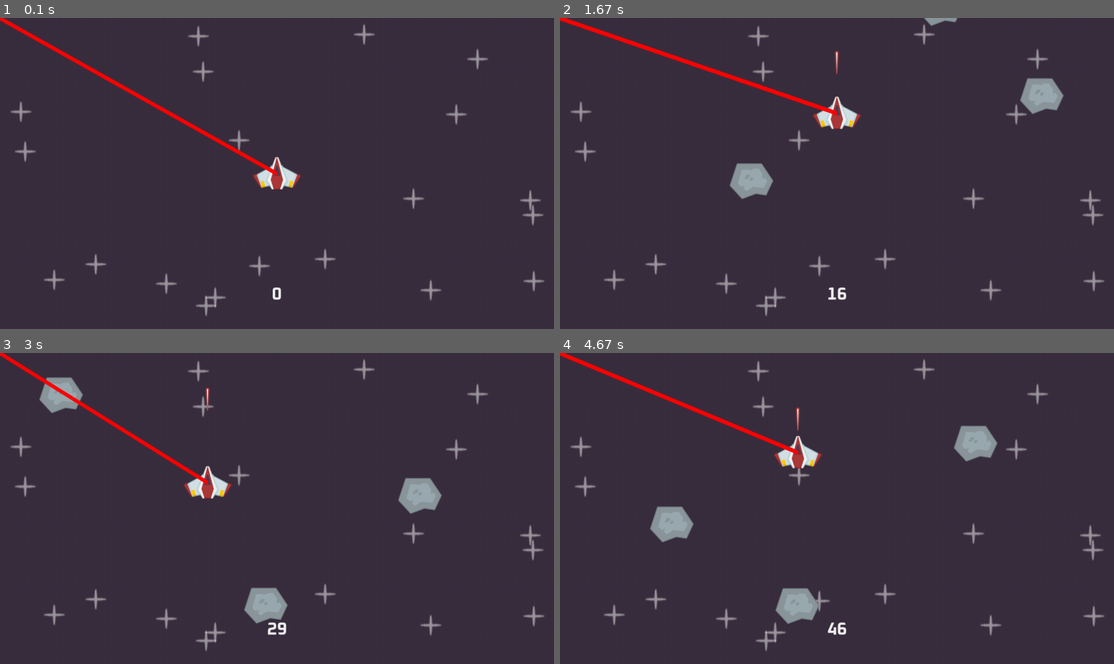
Above: before the commit, frames 1-4 (two rows, left to right).
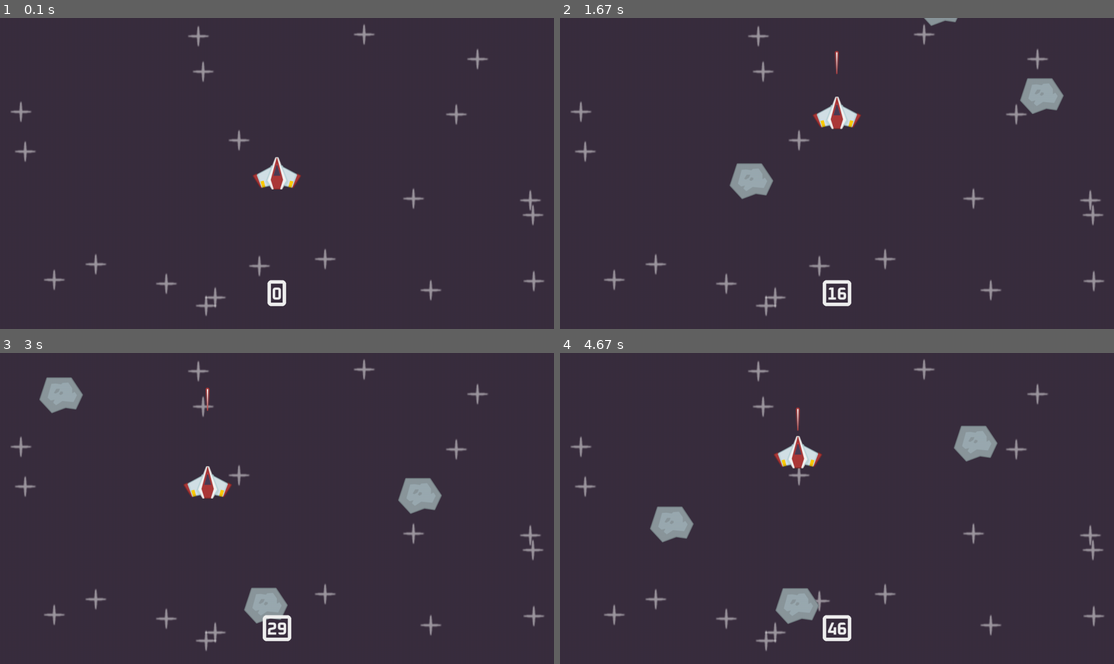
Above: after the commit, the same moments.

Repository: StefMcCuistion/PyGame-Practice-Exercises
Game: pygame game, started from src/space_shooter/code/main.py
Two runs of this game, one before a commit and one after it. Both use one fixed random seed, a clock stepped at 60 frames per second and the inputs below.
Inputs:
- Up to frame 1 (0.1 s): no input
- Up to frame 2 (1.67 s): tap Space at 0.33, 1.23, 1.53 s; hold Up 1.17-1.63 s
- Up to frame 3 (3 s): hold Left 2.17-2.7 s; tap Space at 2.23, 2.53, 2.8 s; hold Down from 2.73 s (still down)
- Up to frame 4 (4.67 s): release Down at 3.03 s; hold Left 3.07-3.47 s; tap Space at 3.13, 3.43, 3.57, 3.97, 4.27, 4.63 s; hold Up 3.5-3.87 s; hold Right 3.9-4.53 s; hold Down from 4.57 s (still down)

The runs differ from the first frame. In frame 1, 1.0% of the frame differs, in the area x 0-52%, y 0-93%; in frame 2, 1.0%, in the area x 0-53%, y 0-93%; in frame 3, 0.8%; in frame 4, 0.9%.

Commit message:
Removed draw test and added mask-based collision

Diff:
--- a/src/space_shooter/code/main.py
+++ b/src/space_shooter/code/main.py
@@ -15,6 +15,11 @@
             self.can_shoot = True
             self.lazer_shoot_time = 0
             self.cooldown_duration = 400
+
+            # Mask
+            # self.mask = OwO.mask.from_surface(self.image)
+            # mask_surf = mask.to_surface()
+            # self.image = mask_surf
 
         def lazer_timer(self):
             if not self.can_shoot:
@@ -50,6 +55,7 @@
             self.image = surf
             self.rect = self.image.get_frect(midbottom = pos)
 
+
         def update(self, dt):
             self.rect.centery -= 400 * dt
             if self.rect.bottom < 0: self.kill()
@@ -73,7 +79,7 @@
     def collision():
         global running
 
-        collision_sprites = OwO.sprite.spritecollide(player, meteor_sprites, False)
+        collision_sprites = OwO.sprite.spritecollide(player, meteor_sprites, False, OwO.sprite.collide_mask)
         if collision_sprites:
             running = False
             print('collision')
@@ -86,7 +92,9 @@
         current_time = OwO.time.get_ticks() // 100
         txt_surf = font.render(str(current_time), True, (240, 240, 240))
         txt_rect = txt_surf.get_frect(midbottom = (W / 2, H - 50))
+        border_rect = txt_rect.inflate(20, 10).move(0, -8)
         display.blit(txt_surf, txt_rect)
+        OwO.draw.rect(display, (240, 240, 240), border_rect, 8, 8)
 
     # General setup
     W, H = (
@@ -140,9 +148,6 @@
         all_sprites.draw(display)
         display_score()
 
-        # Draw test
-        OwO.draw.line(display, 'red', (0, 0), player.rect.center, 10)
-
         OwO.display.flip()
     OwO.quit()
 
